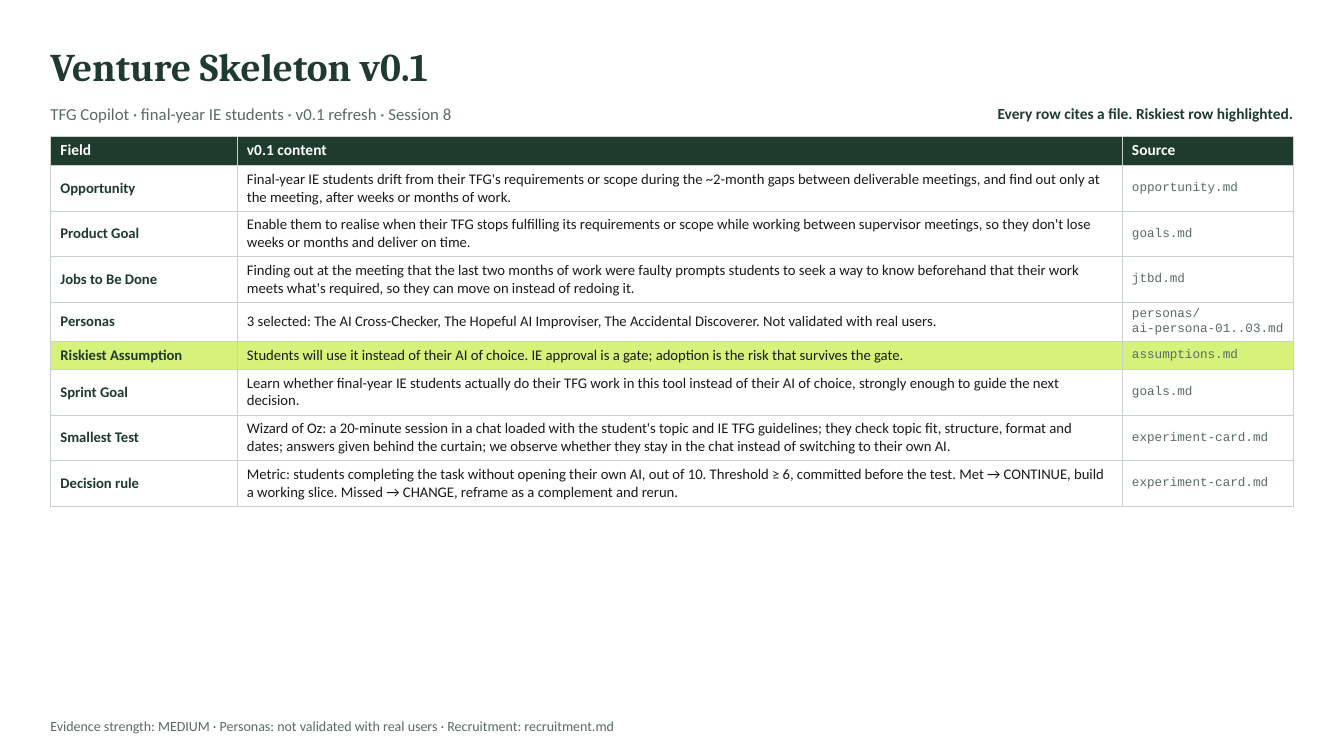
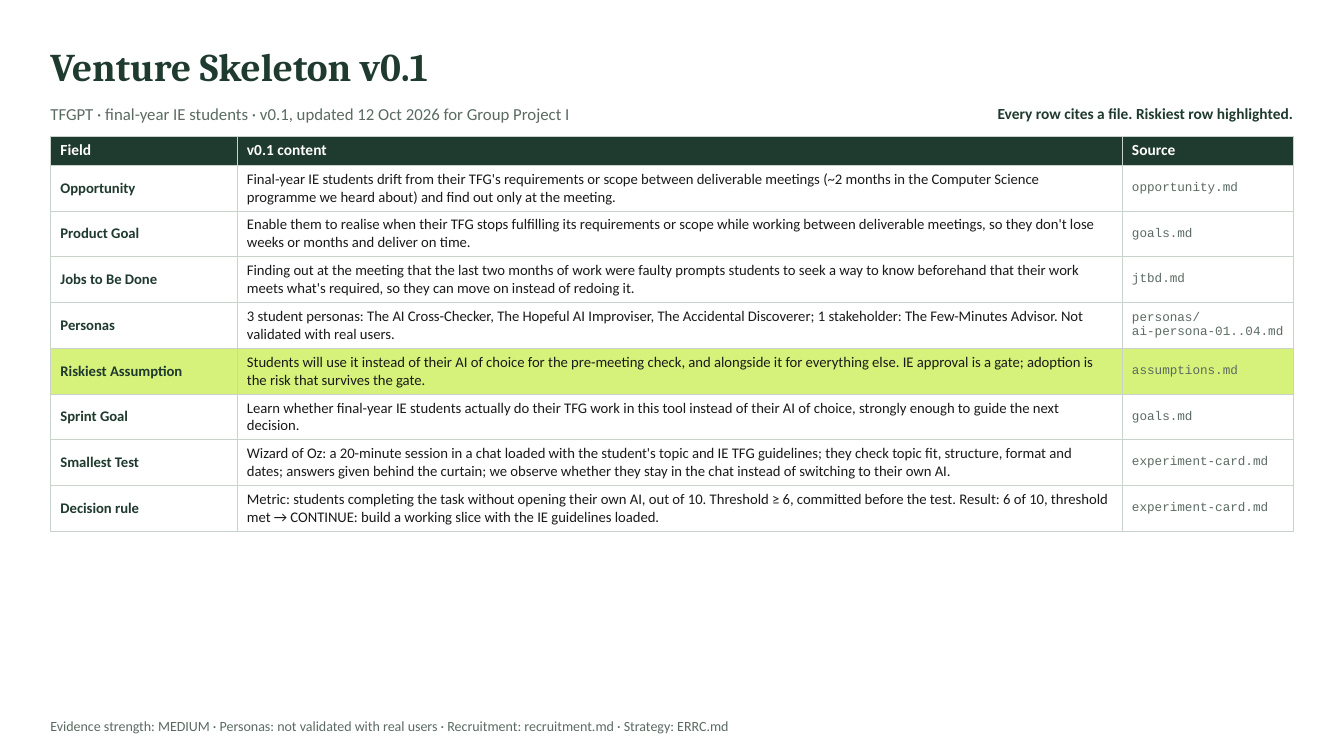
Before and after one commit to Angelotxx271/rpai_gp, a slide deck: slide 1 of venture-skeleton-v0.1.pptx. Drawn at 1344x756 pixels with LibreOffice and Linux fonts; fonts in the diff are those of the drawing. Boxes give left, top, right and bottom in pixels: in the first picture for what was removed or moved away, otherwise in the second. Text is boxed around its words. In the diff, an @@ line names an element or a change of style, - is before the commit and + after.

```diff
--- a/venture-skeleton-v0.1.pptx
+++ b/venture-skeleton-v0.1.pptx
@@ text at (50, 108, 569, 123): text changed @@
-TFG Copilot · final-year IE students · v0.1 refresh · Session 8
+TFGPT · final-year IE students · v0.1, updated 12 Oct 2026 for Group Project I
@@ table at (50, 136, 1294, 529) @@
-row 2, column 2: Final-year IE students drift from their TFG's requirements or scope during the ~2-month gaps between deliverable meetings, and find out only at the meeting, after weeks or months of work.
+row 2, column 2: Final-year IE students drift from their TFG's requirements or scope between deliverable meetings (~2 months in the Computer Science programme we heard about) and find out only at the meeting.
-row 3, column 2: Enable them to realise when their TFG stops fulfilling its requirements or scope while working between supervisor meetings, so they don't lose weeks or months and deliver on time.
+row 3, column 2: Enable them to realise when their TFG stops fulfilling its requirements or scope while working between deliverable meetings, so they don't lose weeks or months and deliver on time.
-row 5, column 2: 3 selected: The AI Cross-Checker, The Hopeful AI Improviser, The Accidental Discoverer. Not validated with real users.
+row 5, column 2: 3 student personas: The AI Cross-Checker, The Hopeful AI Improviser, The Accidental Discoverer; 1 stakeholder: The Few-Minutes Advisor. Not validated with real users.
-row 5, column 3: personas/ / ai-persona-01..03.md
+row 5, column 3: personas/ / ai-persona-01..04.md
-row 6, column 2: Students will use it instead of their AI of choice. IE approval is a gate; adoption is the risk that survives the gate.
+row 6, column 2: Students will use it instead of their AI of choice for the pre-meeting check, and alongside it for everything else. IE approval is a gate; adoption is the risk that survives the gate.
-row 9, column 2: Metric: students completing the task without opening their own AI, out of 10. Threshold ≥ 6, committed before the test. Met → CONTINUE, build a working slice. Missed → CHANGE, reframe as a complement and rerun.
+row 9, column 2: Metric: students completing the task without opening their own AI, out of 10. Threshold ≥ 6, committed before the test. Result: 6 of 10, threshold met → CONTINUE: build a working slice with the IE guidelines loaded.
@@ text at (50, 721, 728, 734): text changed @@
-Evidence strength: MEDIUM · Personas: not validated with real users · Recruitment: recruitment.md
+Evidence strength: MEDIUM · Personas: not validated with real users · Recruitment: recruitment.md · Strategy: ERRC.md
```
Also in this commit, not shown: 3 other slides changed, 6 other files.
